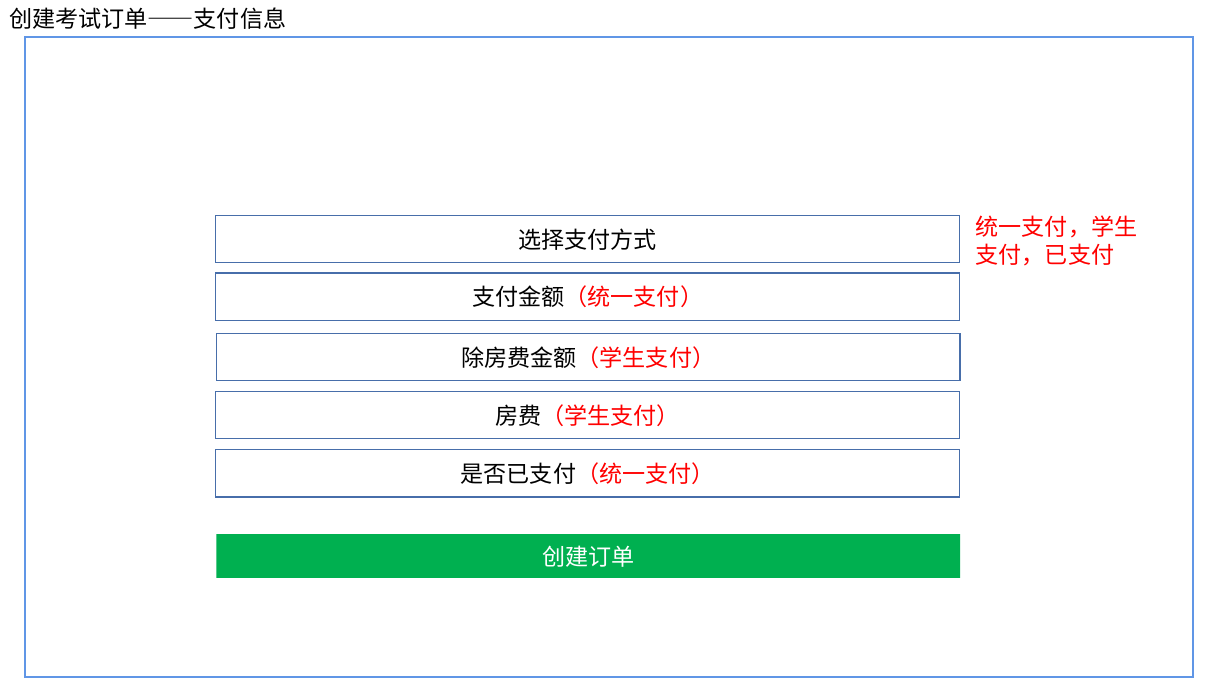
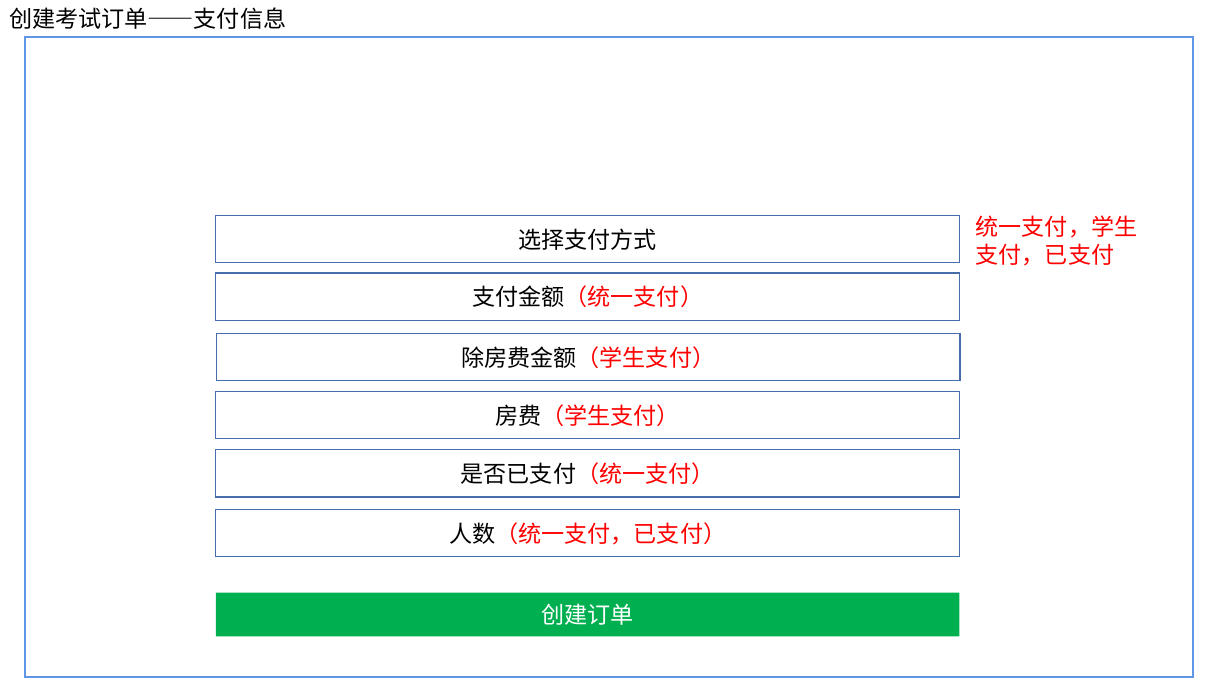
Before and after one commit to ISheenSomeOne/eTeam, a slide deck: slide 4 of eTeam需求界面1.pptx. Drawn at 1232x693 pixels with LibreOffice and Linux fonts; fonts in the diff are those of the drawing. Boxes give left, top, right and bottom in pixels: in the first picture for what was removed or moved away, otherwise in the second. Text is boxed around its words. In the diff, an @@ line names an element or a change of style, - is before the commit and + after.

Commit message:
update

```diff
--- a/eTeam需求界面1.pptx
+++ b/eTeam需求界面1.pptx
@@ rectangle added at (x1=216, y1=509, x2=960, y2=556), outline #476FAA 1 pt, 18 pt, text #FF0000 @@
+人数（统一支付，已支付）
@@ rectangle "创建订单" moved from (x1=216, y1=534, x2=960, y2=578) to (x1=216, y1=592, x2=960, y2=636) @@
```
Also in this commit, not shown: 1 slide added.
